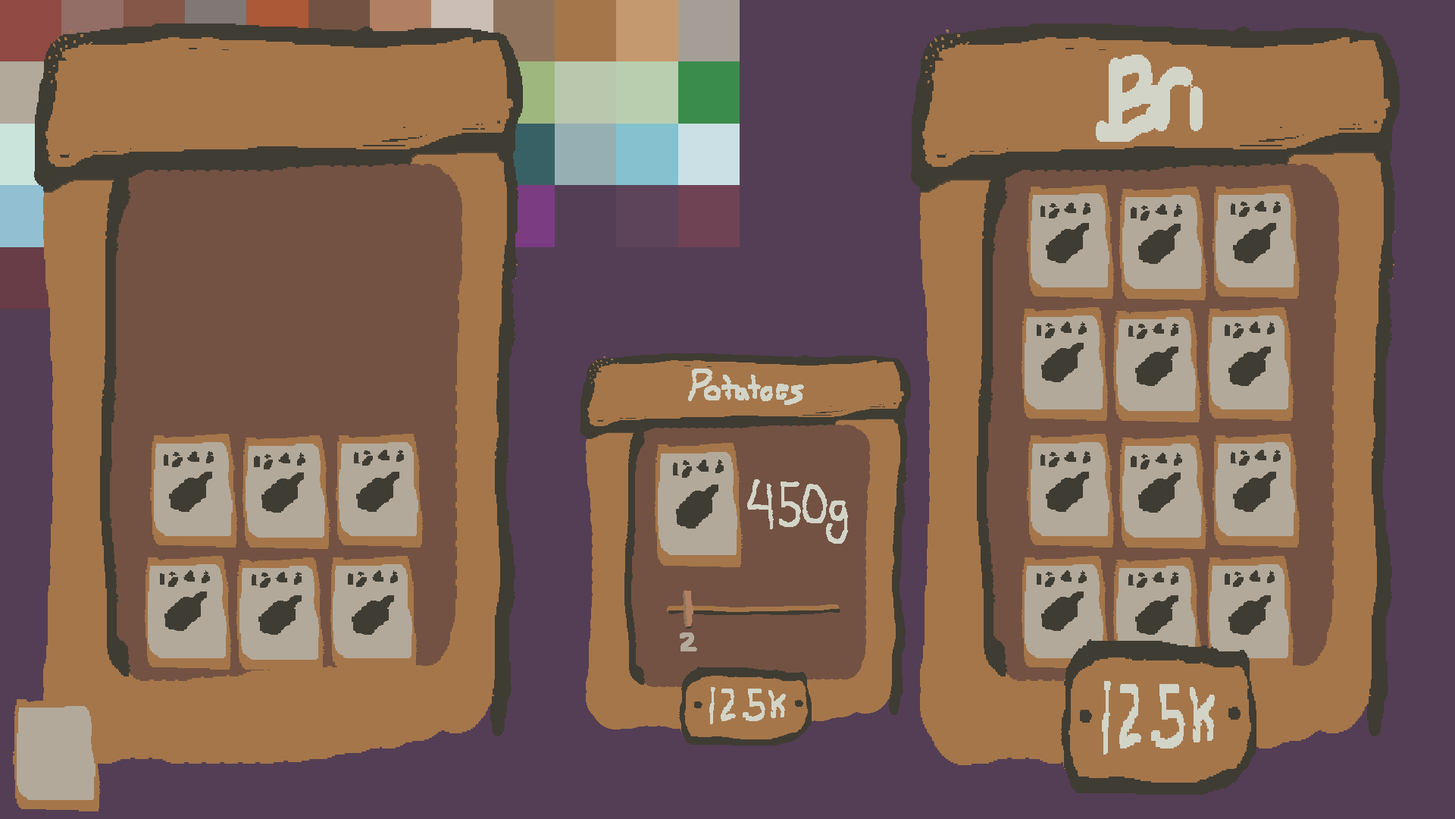
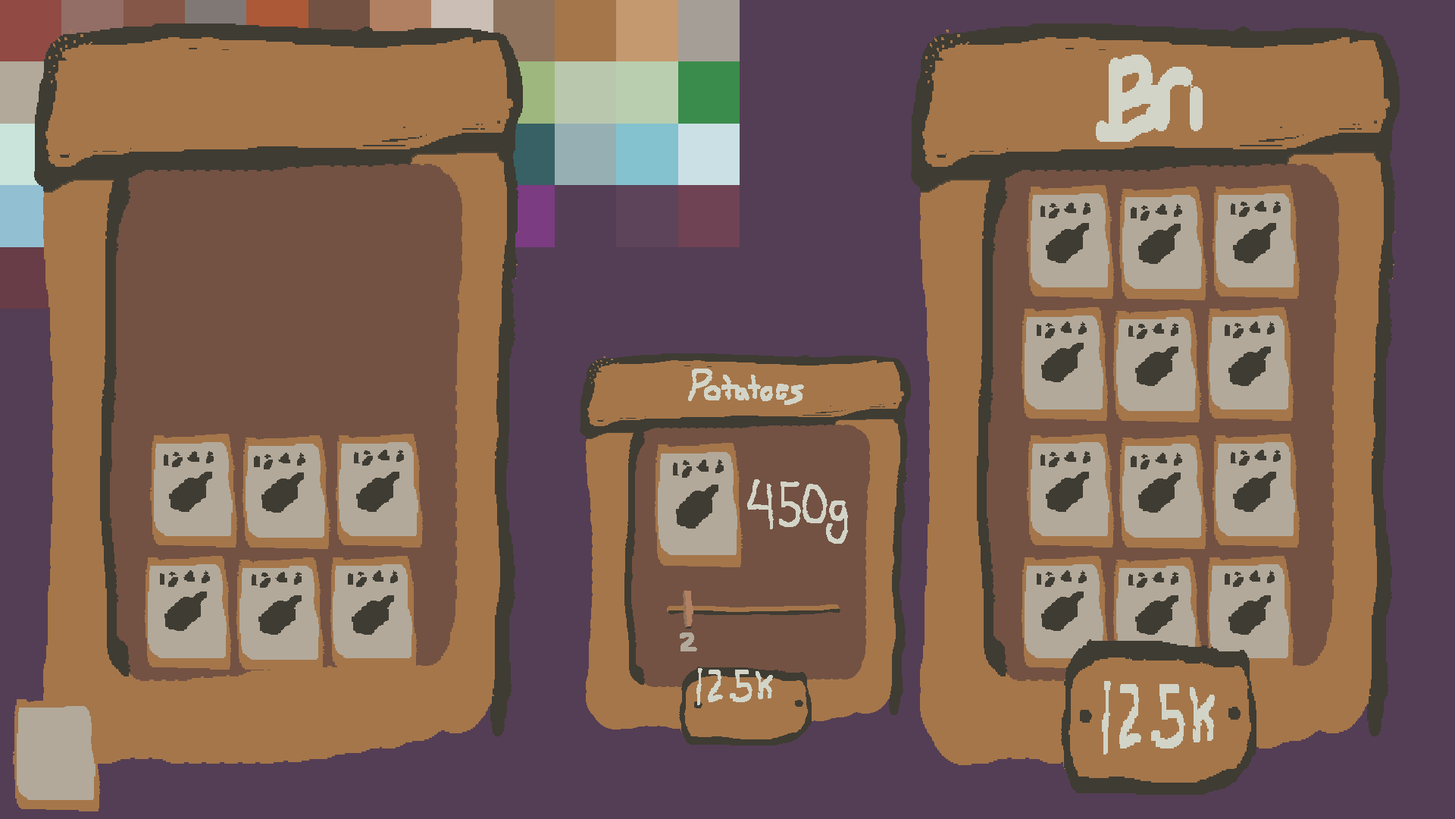
Layer changes from the first 1455 x 819 image to the second:
renamed "Layer 20" to "Layer 27", moved it above "Layer 21", painted on it over box(696, 667, 787, 724)
painted on "Layer 21" (2nd of 3, in "Artboard 1" › "Group 1 copy 2") over box(696, 667, 787, 724)
